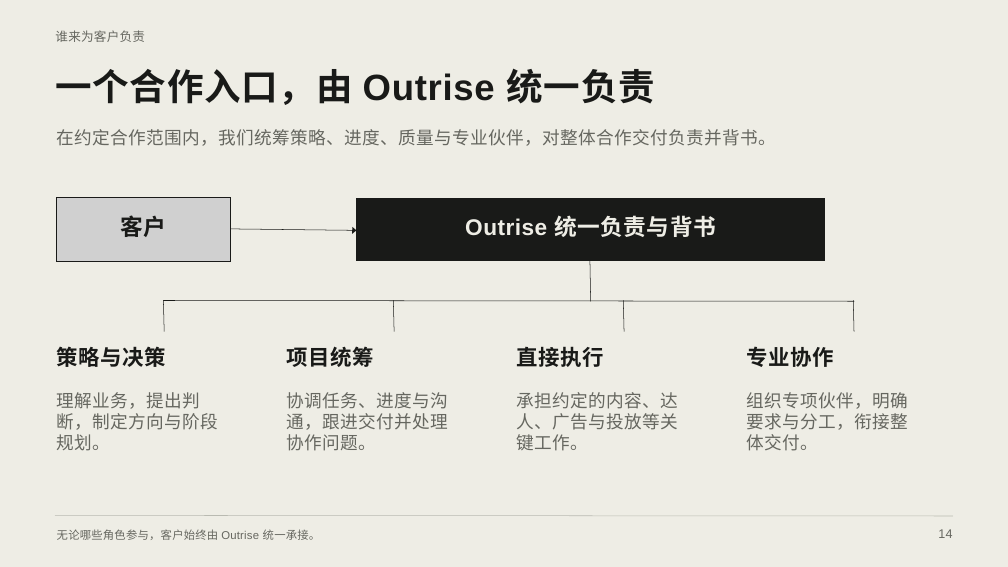
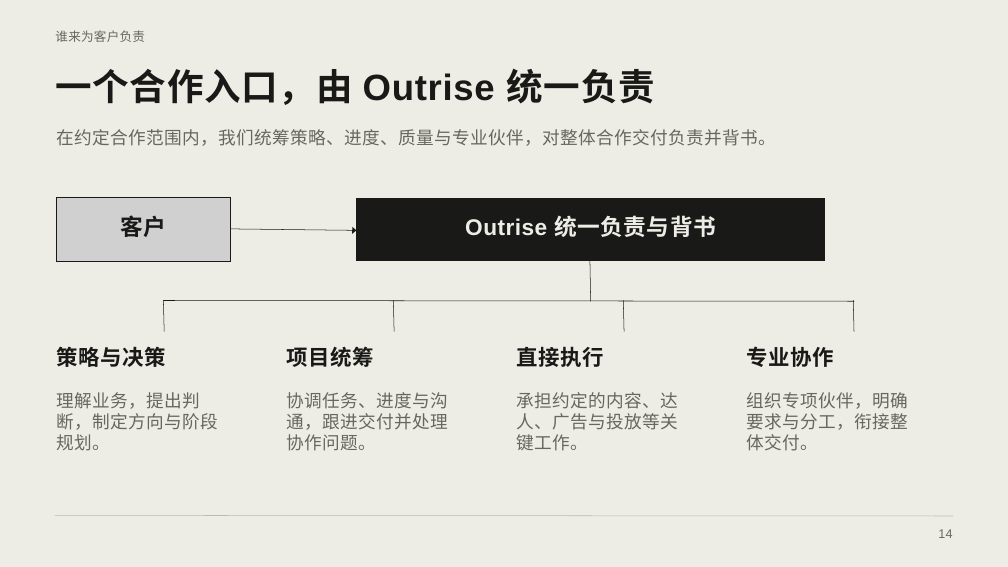
Before and after one commit to Outrise-development/outrise-ontology, a slide deck: slide 14 of docs/presentations/outrise-company-introduction/output/Outrise-Company-Introduction-Canva.pptx. Drawn at 1008x567 pixels with LibreOffice and Linux fonts; fonts in the diff are those of the drawing; grey boxes stand for pictures. Boxes give left, top, right and bottom in pixels: in the first picture for what was removed or moved away, otherwise in the second. Text is boxed around its words. In the diff, an @@ line names an element or a change of style, - is before the commit and + after.

Commit message:
Revise Outrise company introduction to 17 slides

```diff
--- a/docs/presentations/outrise-company-introduction/output/Outrise-Company-Introduction-Canva.pptx
+++ b/docs/presentations/outrise-company-introduction/output/Outrise-Company-Introduction-Canva.pptx
@@ text removed at [57,529,321,540] @@
-无论哪些角色参与，客户始终由 Outrise 统一承接。
```
Also in this commit, not shown: 15 other slides changed, 1 slide added, 7 other files.
